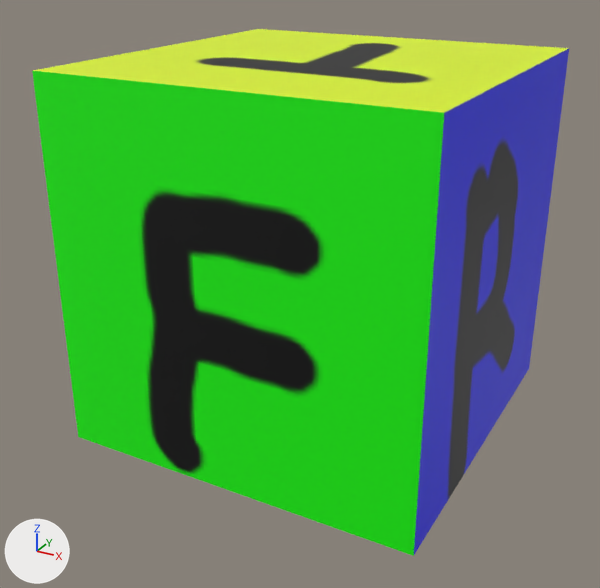
The Blender file model/Voxel.blend, before and after one commit.
Both versions are drawn from a 50 mm camera at (1.99, -3.86, 1.6) aimed at (-0.05, -0.15, -0.25). The lights are fixed; the arrows at lower left show +X, +Y and +Z.

The scene before the commit, as lines of its bpy script (objects in view):
```python
me_cube_003 = bpy.data.meshes.new('Cube.003')
me_cube_003.from_pydata(...)  # 4 vertices, 1 face; spans x -1.0..1.0, y -1.0, z -1.0..1.0
me_cube_003.materials.append(mat_material)  # picture img_testblocktexture_png
me_cube_004 = bpy.data.meshes.new('Cube.004')
me_cube_004.from_pydata(...)  # 4 vertices, 1 face; spans x -1.0..1.0, y -1.0..1.0, z 1.0
me_cube_004.materials.append(mat_material)  # picture img_testblocktexture_png
me_cube_006 = bpy.data.meshes.new('Cube.006')
me_cube_006.from_pydata(...)  # 4 vertices, 1 face; spans x 1.0, y -1.0..1.0, z -1.0..1.0
me_cube_006.materials.append(mat_material)  # picture img_testblocktexture_png
ob_front_face = bpy.data.objects.new('Front Face', me_cube_003)
ob_front_face.location = (0.0, 0.0, 0.0)
ob_right_face = bpy.data.objects.new('Right Face', me_cube_006)
ob_right_face.location = (0.0, 0.0, 0.0)
ob_top_face = bpy.data.objects.new('Top Face', me_cube_004)
ob_top_face.location = (0.0, 0.0, 0.0)
```
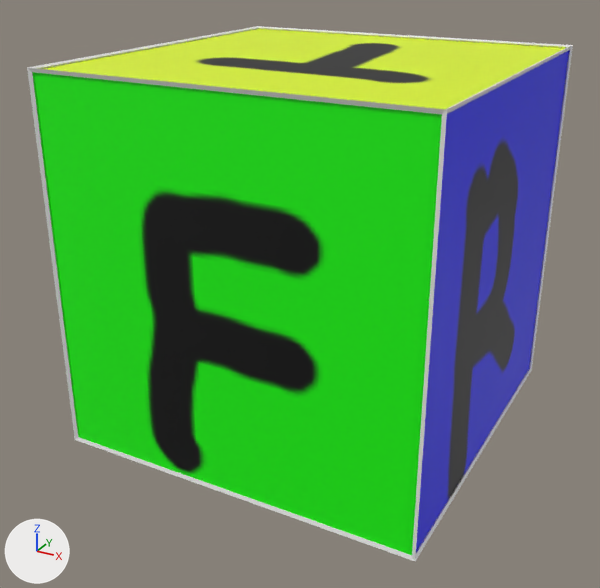
Pixel boxes [x1, y1, x2, y2] of what changed, in the pictures (600 x 588 px):
'Outline', added
    after: [27, 26, 573, 561]

Diff of the bpy script that builds the scene:
```diff
--- a/model/Voxel.blend.py
+++ b/model/Voxel.blend.py
@@ me_cube @@
+me_cube.from_pydata(...)  # a box spanning x -1.0..1.0, y -1.0..1.0, z -1.0..1.0
@@ ob_outline @@
+ob_outline = bpy.data.objects.new('Outline', me_cube)
+ob_outline.location = (0.0, 0.0, 0.0)
+_m = ob_outline.modifiers.new('Wireframe', 'WIREFRAME')
+_m.thickness = 0.026
+_m.offset = 1.0
```
